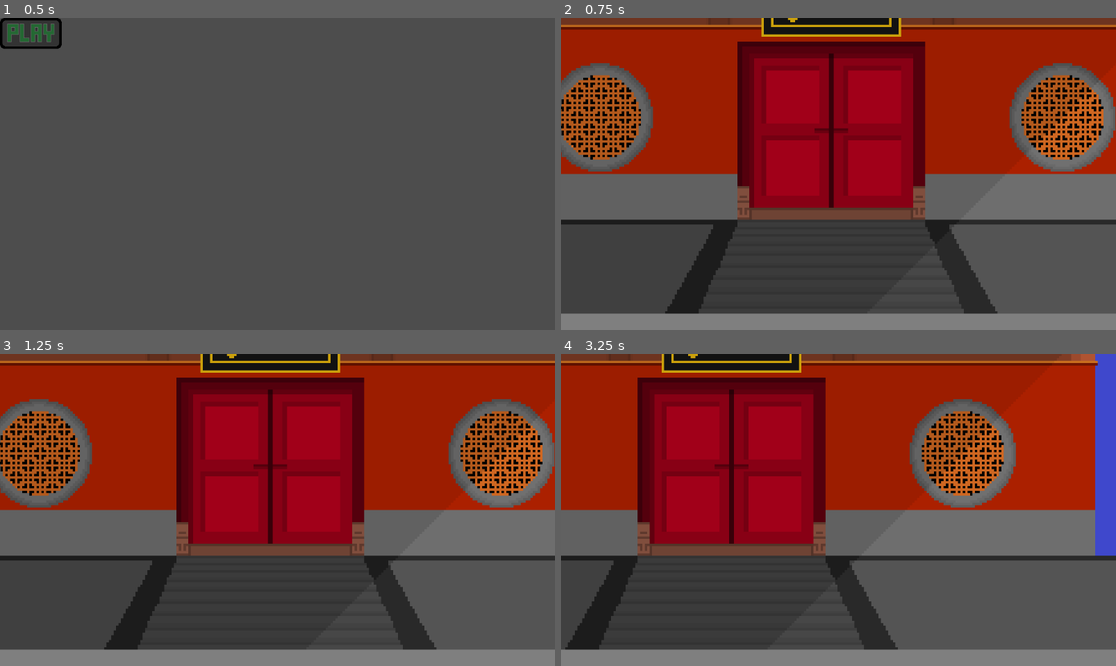
Above: before the commit, frames 1-4 (two rows, left to right).
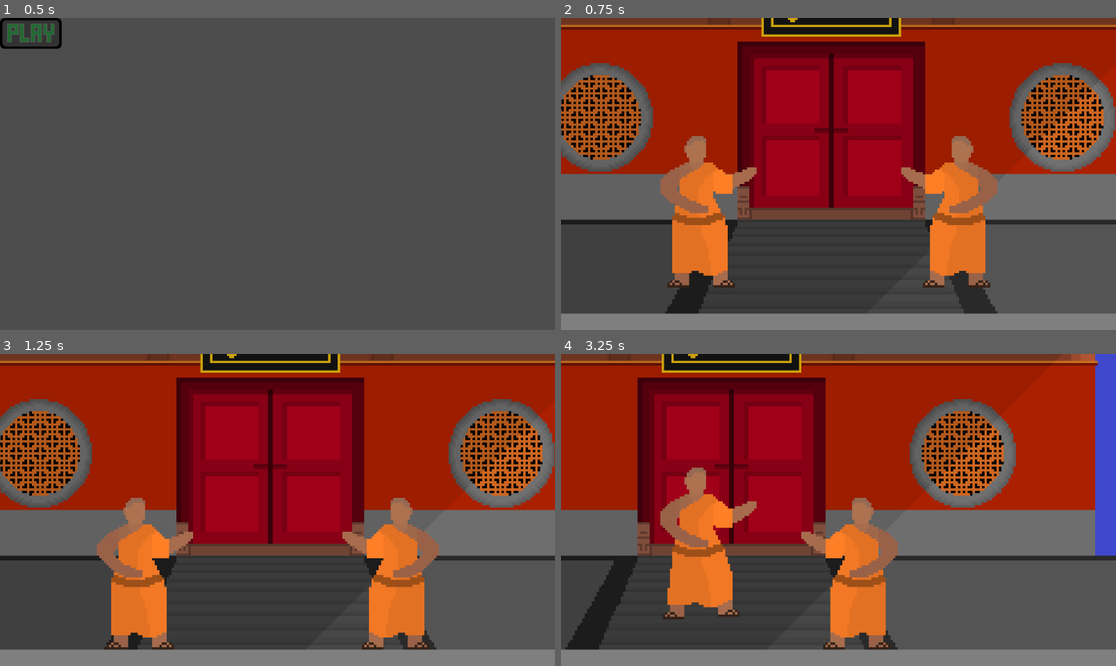
Above: after the commit, the same moments.

Repository: Patrick0704-eng/Fighting-Game-Cool
Game: Godot game, scene res://scenes/gui/main_menu.tscn
Same seed, same stepped clock (60 frames per second), same inputs: the game is played once before the commit and once after it.
Inputs (mouse positions are in pixels of both pictures, inside the frame that each line leads up to):
- Up to frame 1 (0.5 s): no input
- Up to frame 2 (0.75 s): click (594, 33) at 0.5 s
- Up to frame 3 (1.25 s): no input
- Up to frame 4 (3.25 s): hold D (right1) 1.28-2.78 s; tap Z (block1) at 1.35 s; tap W (up1) at 1.52, 2.27 s; tap J (block2) at 2.1 s; hold A (left1) from 2.78 s (still down); tap Down (down2) at 2.85 s

Frame 1 is identical in both runs. In frame 2, 8.5% of the frame differs, in the area x 17-79%, y 37-87%; in frame 3, 8.5%; in frame 4, 8.8%, in the area x 17-61%, y 36-95%.

Commit message:
Added stand_low (attack) and renamed attack animations

Diff:
--- a/scenes/characters/hon.tscn
+++ b/scenes/characters/hon.tscn
@@ -6,6 +6,7 @@
 [ext_resource type="Texture2D" uid="uid://cfqj508s8udgi" path="res://assets/characters/hon/normal/idle.png" id="4_kgyh4"]
 [ext_resource type="Texture2D" uid="uid://cjbh2hlv11db7" path="res://assets/characters/hon/normal/crouch_walk.png" id="4_ytecd"]
 [ext_resource type="Texture2D" uid="uid://cpa8eg6vp7d6s" path="res://assets/characters/hon/normal/walk.png" id="5_8jic5"]
+[ext_resource type="Texture2D" uid="uid://dx4mcjjquqbl7" path="res://assets/characters/hon/normal/low.png" id="6_g1aiq"]
 
 [sub_resource type="RectangleShape2D" id="RectangleShape2D_x5haf"]
 size = Vector2(46, 63)
@@ -97,6 +98,30 @@
 [sub_resource type="AtlasTexture" id="AtlasTexture_igyfu"]
 atlas = ExtResource("4_kgyh4")
 region = Rect2(192, 0, 64, 64)
+
+[sub_resource type="AtlasTexture" id="AtlasTexture_mkgy2"]
+atlas = ExtResource("6_g1aiq")
+region = Rect2(0, 0, 64, 64)
+
+[sub_resource type="AtlasTexture" id="AtlasTexture_annv1"]
+atlas = ExtResource("6_g1aiq")
+region = Rect2(64, 0, 64, 64)
+
+[sub_resource type="AtlasTexture" id="AtlasTexture_a0g7g"]
+atlas = ExtResource("6_g1aiq")
+region = Rect2(128, 0, 64, 64)
+
+[sub_resource type="AtlasTexture" id="AtlasTexture_n3lie"]
+atlas = ExtResource("6_g1aiq")
+region = Rect2(192, 0, 64, 64)
+
+[sub_resource type="AtlasTexture" id="AtlasTexture_kmy16"]
+atlas = ExtResource("6_g1aiq")
+region = Rect2(256, 0, 64, 64)
+
+[sub_resource type="AtlasTexture" id="AtlasTexture_ylbq7"]
+atlas = ExtResource("6_g1aiq")
+region = Rect2(320, 0, 64, 64)
 
 [sub_resource type="AtlasTexture" id="AtlasTexture_nlice"]
 atlas = ExtResource("5_8jic5")
@@ -205,6 +230,29 @@
 "loop": true,
 "name": &"stand_idle",
 "speed": 5.0
+}, {
+"frames": [{
+"duration": 1.0,
+"texture": SubResource("AtlasTexture_mkgy2")
+}, {
+"duration": 1.0,
+"texture": SubResource("AtlasTexture_annv1")
+}, {
+"duration": 1.0,
+"texture": SubResource("AtlasTexture_a0g7g")
+}, {
+"duration": 1.0,
+"texture": SubResource("AtlasTexture_n3lie")
+}, {
+"duration": 1.0,
+"texture": SubResource("AtlasTexture_kmy16")
+}, {
+"duration": 1.0,
+"texture": SubResource("AtlasTexture_ylbq7")
+}],
+"loop": false,
+"name": &"stand_low",
+"speed": 10.0
 }, {
 "frames": [{
 "duration": 1.0,
@@ -251,7 +299,7 @@
 "times": PackedFloat32Array(0),
 "transitions": PackedFloat32Array(1),
 "update": 1,
-"values": [&"standing_idle"]
+"values": [&"stand_idle"]
 }
 tracks/2/type = "value"
 tracks/2/imported = false
@@ -278,8 +326,60 @@
 "values": [Vector2(1, 1)]
 }
 
+[sub_resource type="Animation" id="Animation_f2ooi"]
+resource_name = "crouch_low"
+length = 0.9
+tracks/0/type = "value"
+tracks/0/imported = false
+tracks/0/enabled = true
+tracks/0/path = NodePath("animation_frames:animation")
+tracks/0/interp = 1
+tracks/0/loop_wrap = true
+tracks/0/keys = {
+"times": PackedFloat32Array(0),
+"transitions": PackedFloat32Array(1),
+"update": 1,
+"values": [&"crouch_low"]
+}
+tracks/1/type = "value"
+tracks/1/imported = false
+tracks/1/enabled = true
+tracks/1/path = NodePath("animation_frames:frame")
+tracks/1/interp = 1
+tracks/1/loop_wrap = true
+tracks/1/keys = {
+"times": PackedFloat32Array(0, 0.1, 0.2, 0.3, 0.4, 0.5, 0.6, 0.7, 0.8),
+"transitions": PackedFloat32Array(1, 1, 1, 1, 1, 1, 1, 1, 1),
+"update": 1,
+"values": [0, 1, 2, 3, 4, 5, 6, 7, 8]
+}
+tracks/2/type = "value"
+tracks/2/imported = false
+tracks/2/enabled = true
+tracks/2/path = NodePath("hit_box:position")
+tracks/2/interp = 1
+tracks/2/loop_wrap = true
+tracks/2/keys = {
+"times": PackedFloat32Array(0),
+"transitions": PackedFloat32Array(1),
+"update": 0,
+"values": [Vector2(-3, 3.5)]
+}
+tracks/3/type = "value"
+tracks/3/imported = false
+tracks/3/enabled = true
+tracks/3/path = NodePath("hit_box:scale")
+tracks/3/interp = 1
+tracks/3/loop_wrap = true
+tracks/3/keys = {
+"times": PackedFloat32Array(0),
+"transitions": PackedFloat32Array(1),
+"update": 0,
+"values": [Vector2(1.1, 0.9)]
+}
+
 [sub_resource type="Animation" id="Animation_ibmqa"]
-resource_name = "crouching_idle"
+resource_name = "crouch_idle"
 length = 0.8
 loop_mode = 1
 step = 0.2
@@ -293,7 +393,7 @@
 "times": PackedFloat32Array(0),
 "transitions": PackedFloat32Array(1),
 "update": 1,
-"values": [&"crouching_idle"]
+"values": [&"crouch_idle"]
 }
 tracks/1/type = "value"
 tracks/1/imported = false
@@ -332,60 +432,8 @@
 "values": [Vector2(1.1, 0.9)]
 }
 
-[sub_resource type="Animation" id="Animation_f2ooi"]
-resource_name = "crouching_low_punch"
-length = 0.9
-tracks/0/type = "value"
-tracks/0/imported = false
-tracks/0/enabled = true
-tracks/0/path = NodePath("animation_frames:animation")
-tracks/0/interp = 1
-tracks/0/loop_wrap = true
-tracks/0/keys = {
-"times": PackedFloat32Array(0),
-"transitions": PackedFloat32Array(1),
-"update": 1,
-"values": [&"crouching_low_punch"]
-}
-tracks/1/type = "value"
-tracks/1/imported = false
-tracks/1/enabled = true
-tracks/1/path = NodePath("animation_frames:frame")
-tracks/1/interp = 1
-tracks/1/loop_wrap = true
-tracks/1/keys = {
-"times": PackedFloat32Array(0, 0.1, 0.2, 0.3, 0.4, 0.5, 0.6, 0.7, 0.8),
-"transitions": PackedFloat32Array(1, 1, 1, 1, 1, 1, 1, 1, 1),
-"update": 1,
-"values": [0, 1, 2, 3, 4, 5, 6, 7, 8]
-}
-tracks/2/type = "value"
-tracks/2/imported = false
-tracks/2/enabled = true
-tracks/2/path = NodePath("hit_box:position")
-tracks/2/interp = 1
-tracks/2/loop_wrap = true
-tracks/2/keys = {
-"times": PackedFloat32Array(0),
-"transitions": PackedFloat32Array(1),
-"update": 0,
-"values": [Vector2(-3, 3.5)]
-}
-tracks/3/type = "value"
-tracks/3/imported = false
-tracks/3/enabled = true
-tracks/3/path = NodePath("hit_box:scale")
-tracks/3/interp = 1
-tracks/3/loop_wrap = true
-tracks/3/keys = {
-"times": PackedFloat32Array(0),
-"transitions": PackedFloat32Array(1),
-"update": 0,
-"values": [Vector2(1.1, 0.9)]
-}
-
 [sub_resource type="Animation" id="Animation_wfrci"]
-resource_name = "crouching_walk"
+resource_name = "crouch_walk"
 length = 0.5
 step = 0.2
 tracks/0/type = "value"
@@ -398,7 +446,7 @@
 "times": PackedFloat32Array(0, 0.5),
 "transitions": PackedFloat32Array(1, 1),
 "update": 1,
-"values": [&"crouching_walk", &"crouching_walk"]
+"values": [&"crouch_walk", &"crouch_walk"]
 }
 tracks/1/type = "value"
 tracks/1/imported = false
@@ -438,7 +486,7 @@
 }
 
 [sub_resource type="Animation" id="Animation_jifq8"]
-resource_name = "standing_idle"
+resource_name = "stand_idle"
 length = 0.8
 loop_mode = 1
 tracks/0/type = "value"
@@ -463,7 +511,7 @@
 "times": PackedFloat32Array(0),
 "transitions": PackedFloat32Array(1),
 "update": 1,
-"values": [&"standing_idle"]
+"values": [&"stand_idle"]
 }
 tracks/2/type = "value"
 tracks/2/imported = false
@@ -491,7 +539,7 @@
 }
 
 [sub_resource type="Animation" id="Animation_20hs5"]
-resource_name = "standing_walk"
+resource_name = "stand_walk"
 length = 0.5
 tracks/0/type = "value"
 tracks/0/imported = false
@@ -503,7 +551,7 @@
 "times": PackedFloat32Array(0, 0.5),
 "transitions": PackedFloat32Array(1, 1),
 "update": 1,
-"values": [&"standing_walk", &"standing_walk"]
+"values": [&"stand_walk", &"stand_walk"]
 }
 tracks/1/type = "value"
 tracks/1/imported = false
@@ -545,11 +593,11 @@
 [sub_resource type="AnimationLibrary" id="AnimationLibrary_brukk"]
 _data = {
 "RESET": SubResource("Animation_ksgss"),
-"crouching_idle": SubResource("Animation_ibmqa"),
-"crouching_low_punch": SubResource("Animation_f2ooi"),
-"crouching_walk": SubResource("Animation_wfrci"),
-"standing_idle": SubResource("Animation_jifq8"),
-"standing_walk": SubResource("Animation_20hs5")
+"crouch_idle": SubResource("Animation_ibmqa"),
+"crouch_low": SubResource("Animation_f2ooi"),
+"crouch_walk": SubResource("Animation_wfrci"),
+"stand_idle": SubResource("Animation_jifq8"),
+"stand_walk": SubResource("Animation_20hs5")
 }
 
 [node name="hon" type="CharacterBody2D"]
@@ -561,7 +609,7 @@
 
 [node name="animation_frames" type="AnimatedSprite2D" parent="."]
 sprite_frames = SubResource("SpriteFrames_2dgku")
-animation = &"standing_idle"
+animation = &"stand_idle"
 
 [node name="animation_player" type="AnimationPlayer" parent="."]
 libraries = {
--- a/scripts/characters/zhin.gd
+++ b/scripts/characters/zhin.gd
@@ -32,7 +32,7 @@
 var is_jumping = false
 
 #Set the idle animation to standing by default
-var animation_idle = "standing_idle"
+var animation_idle = "stand_idle"
 
 #Reference hon's hitbox
 @onready var hit_box = $hit_box
@@ -92,7 +92,7 @@
 	else:
 		is_crouching = false
 		speed = standing_speed
-		animation_idle = "standing_idle"
+		animation_idle = "stand_idle"
 
 	#Checks if player wants to jump and can jump, then jumps
 	if Input.is_action_pressed(up) and is_on_floor() and !is_crouching and !is_attacking:
Binary file added: assets/characters/hon/normal/low.png
Not shown, added: assets/characters/hon/normal/low.png.import
Not shown: 1 places in scenes/characters/hon.tscn that only renumber resources
